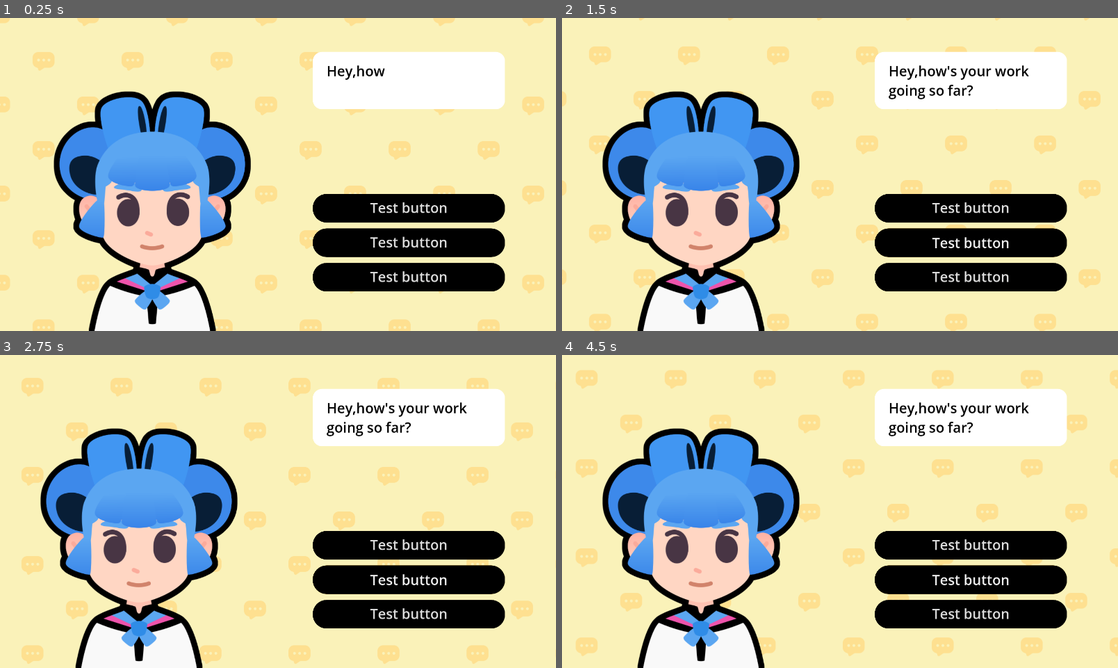
Above: before the commit, frames 1-4 (two rows, left to right).
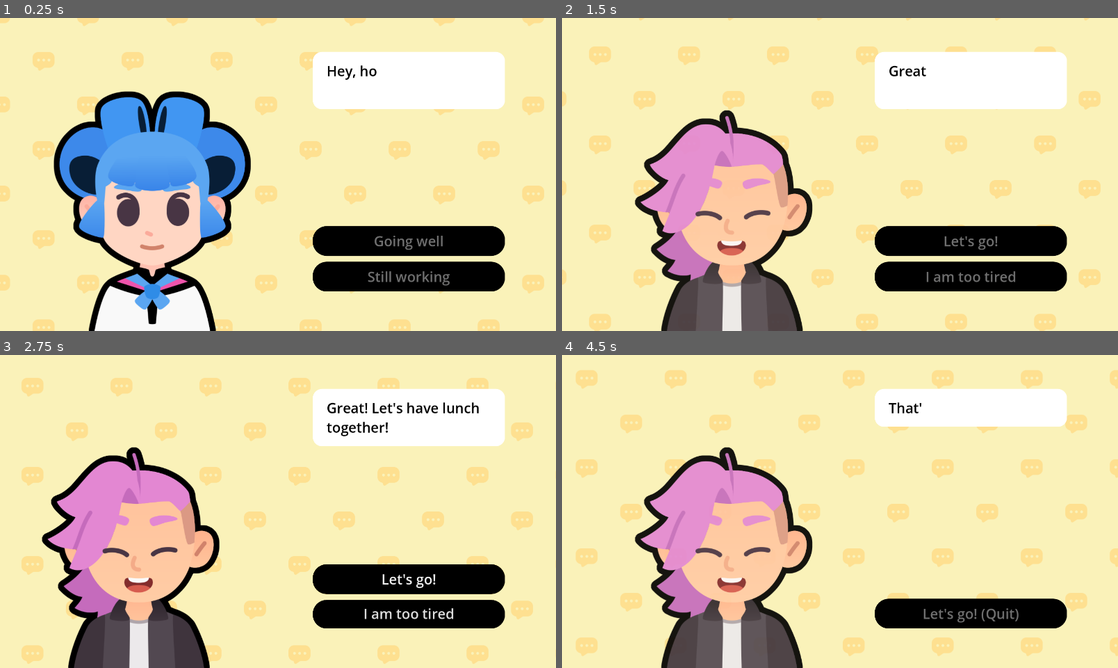
Above: after the commit, the same moments.

Repository: Cxuan2025/M8-Start-a-DIalogue
Game: Godot game, scene res://lessons/dialogue.tscn
Same seed, same stepped clock (60 frames per second), same inputs: the game is played once before the commit and once after it. Before the commit the project has no main scene; this scene is started directly in both runs. Sound files missing from this copy of the repository are replaced by a short silence.
Inputs (mouse positions are in pixels of both pictures, inside the frame that each line leads up to):
- Up to frame 1 (0.25 s): no input
- Up to frame 2 (1.5 s): click (973, 208) at 0.5 s, where only the run before the commit has a clickable "Test button"; click (973, 243) at 1.25 s, where only the run after the commit has a clickable "Going well"
- Up to frame 3 (2.75 s): click (411, 580) at 2 s, where only the run before the commit has a clickable "Test button"
- Up to frame 4 (4.5 s): click (973, 614) at 2.75 s, where only the run after the commit has a clickable "I am too tired"; click (973, 614) at 3.5 s, where only the run before the commit has a clickable "Test button"; click (973, 577) at 4.25 s, where only the run after the commit has a clickable "Ok I am coming!"

The runs differ from the first frame. In frame 1, 4.5% of the frame differs, in the area x 56-91%, y 15-86%; in frame 2, 26%; in frame 3, 24%; in frame 4, 30%, in the area x 7-91%, y 15-100%.

Commit message:
Lesson 4

Diff:
--- a/M08.start_a_dialog_workbook/lessons/dialogue.gd
+++ b/M08.start_a_dialog_workbook/lessons/dialogue.gd
@@ -18,39 +18,48 @@
 var dialogue_items: Array[Dictionary] = [
 	{
 		"expression": expressions["regular"],
-		"text": "Hey,how's your work going so far?",
-		"character": bodies["sophia"]
+		"text": "Hey, how's your work going so far?",
+		"character": bodies["sophia"],
+		"choices": {
+			"Going well": 2,
+			"Still working": 3,
+		},
 	},
-	{
-		"expression": expressions["regular"],
-		"text": "I'm doing okay,what about you?",
-		"character": bodies["pink"]
-	},
+
 	{
 		"expression": expressions["sad"],
-		"text": "Well,I am still working.",
-		"character": bodies["sophia"]
-	},
-	{
-		"expression": expressions["sad"],
-		"text": "Oh!",
-		"character": bodies["pink"]
+		"text": "Oh, are you sure about that?",
+		"character": bodies["pink"],
+		"choices": {
+			"Ok I am coming!": 4,
+			"I am too tired": 1,
+		},
 	},
 	{
 		"expression": expressions["happy"],
-		"text": "It's okay,keep going!",
-		"character": bodies["pink"]
+		"text": "Great! Let's have lunch together!",
+		"character": bodies["pink"],
+		"choices": {
+			"Let's go!": 4,
+			"I am too tired": 1,
+		},
 	},
 	{
 		"expression": expressions["happy"],
-		"text": "I belive that you will be fine.",
-		"character": bodies["pink"]
+		"text": "Let's have lunch together to take a break!",
+		"character": bodies["pink"],
+		"choices": {
+			"Let's go!": 4,
+			"I am too tired": 1,
+		},
 	},
 	{
 		"expression": expressions["happy"],
-		"text": "Thanks!",
-		"character": bodies["sophia"]
-	}
+		"text": "That's my best friend!",
+		"character": bodies["pink"],
+		"choices": {"Let's go! (Quit)": - 1},
+	},
+
 ]
 
 ## UI element that shows the texts
@@ -62,15 +71,30 @@
 @onready var body: TextureRect = %Body
 ## The Expression
 @onready var expression: TextureRect = %Expression
+@onready var action_buttons_v_box_container: VBoxContainer = %ActionButtonsVBoxContainer
 
 
 func _ready() -> void:
 	show_text(0)
 
+func create_buttons(choices_data: Dictionary) -> void:
+		for button in action_buttons_v_box_container.get_children():
+			button.queue_free()
+
+		for choice_text in choices_data:
+			var button := Button.new()
+			action_buttons_v_box_container.add_child(button)
+			button.text = choice_text
+			var target_line_idx: int = choices_data[choice_text]
+			if target_line_idx == - 1:
+				button.pressed.connect(get_tree().quit)
+			else:
+				button.pressed.connect(show_text.bind(target_line_idx))
 
 ## Draws the current text to the rich text element
 func show_text(current_item_index: int) -> void:
-	# We retrieve the current item from the array
+
+	# chicken sandwich
 	var current_item := dialogue_items[current_item_index]
 	# from the item, we extract the properties.
 	# We set the text to the rich text control
@@ -78,6 +102,7 @@
 	rich_text_label.text = current_item["text"]
 	expression.texture = current_item["expression"]
 	body.texture = current_item["character"]
+	create_buttons(current_item["choices"])
 
 	# We set the initial visible ratio to the text to 0, so we can change it in the tween
 	rich_text_label.visible_ratio = 0.0
@@ -103,6 +128,13 @@
 	# We animate the character sliding in.
 	slide_in()
 
+	for button: Button in action_buttons_v_box_container.get_children():
+		button.disabled = true
+	tween.finished.connect(func() -> void:
+		for button: Button in action_buttons_v_box_container.get_children():
+			button.disabled = false
+		)
+
 
 ## Animates the character when they start talking
 func slide_in() -> void:
--- a/M08.start_a_dialog_workbook/project.godot
+++ b/M08.start_a_dialog_workbook/project.godot
@@ -11,6 +11,7 @@
 [application]
 
 config/name="M08. Start a Dialogue (Workbook)"
+run/main_scene="uid://chprvwfixox2y"
 config/features=PackedStringArray("4.5")
 config/icon="res://icon_start_a_dialog.png"
 
